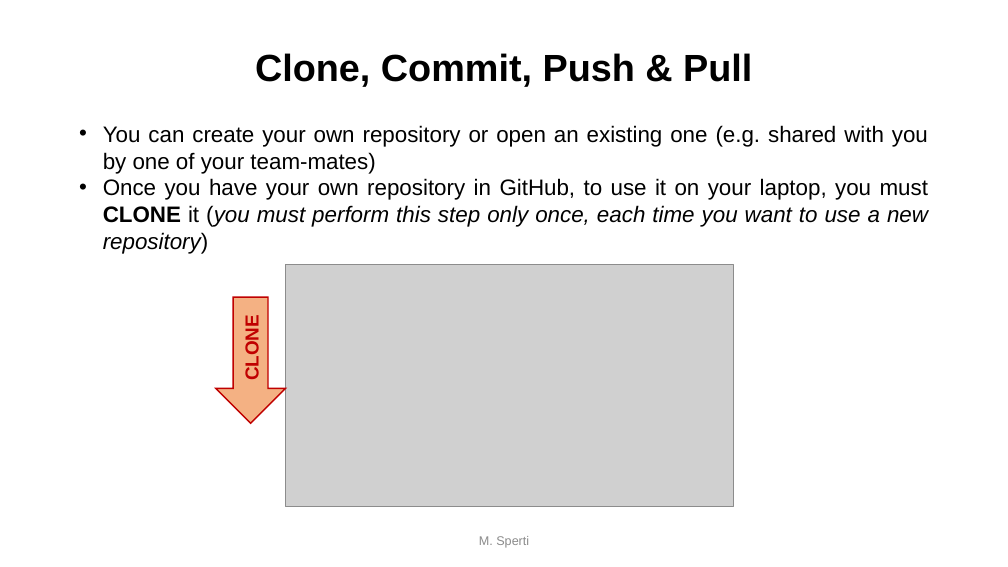
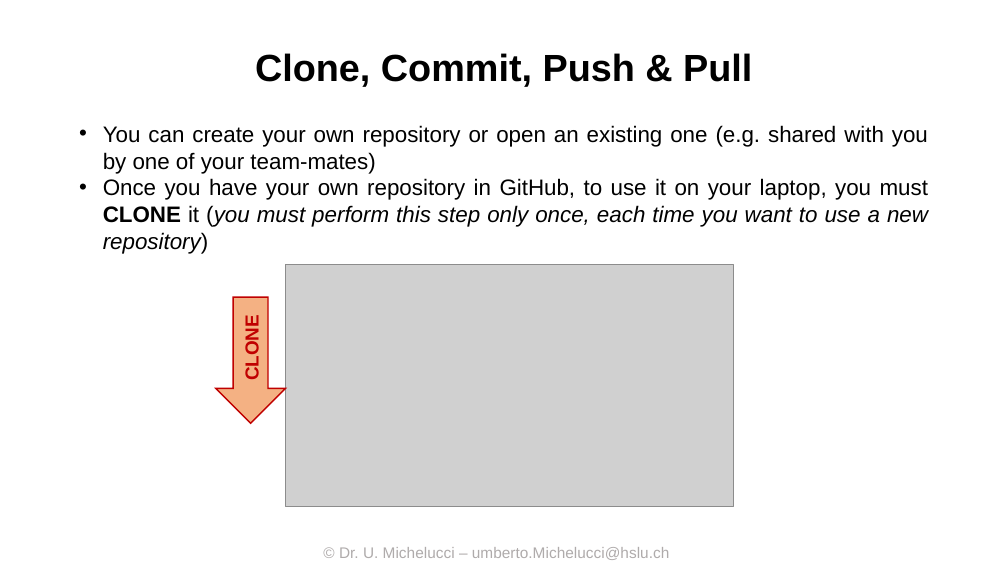
Before and after one commit to LucerneUniversityOfAppliedScience/CV-Block-Week-Sept-2024, a slide deck: slide 14 of Day 1/04 - Python and tools/Introduction Python and Scikit-learn.pptx. Drawn at 1008x567 pixels with LibreOffice and Linux fonts; fonts in the diff are those of the drawing; grey boxes stand for pictures; background and template pictures are left out. Boxes give left, top, right and bottom in pixels: in the first picture for what was removed or moved away, otherwise in the second. Text is boxed around its words. In the diff, an @@ line names an element or a change of style, - is before the commit and + after.

```diff
--- a/Day 1/04 - Python and tools/Introduction Python and Scikit-learn.pptx
+++ b/Day 1/04 - Python and tools/Introduction Python and Scikit-learn.pptx
@@ text removed at bbox=[479, 536, 529, 548] @@
-M. Sperti
@@ text added at bbox=[339, 547, 669, 560], 11 pt, text #AFABAB @@
+© Dr. U. Michelucci – umberto.Michelucci@hslu.ch
```
Also in this commit, not shown: 46 other slides changed, 1 slide added, 1 slide removed, 3 other files.
